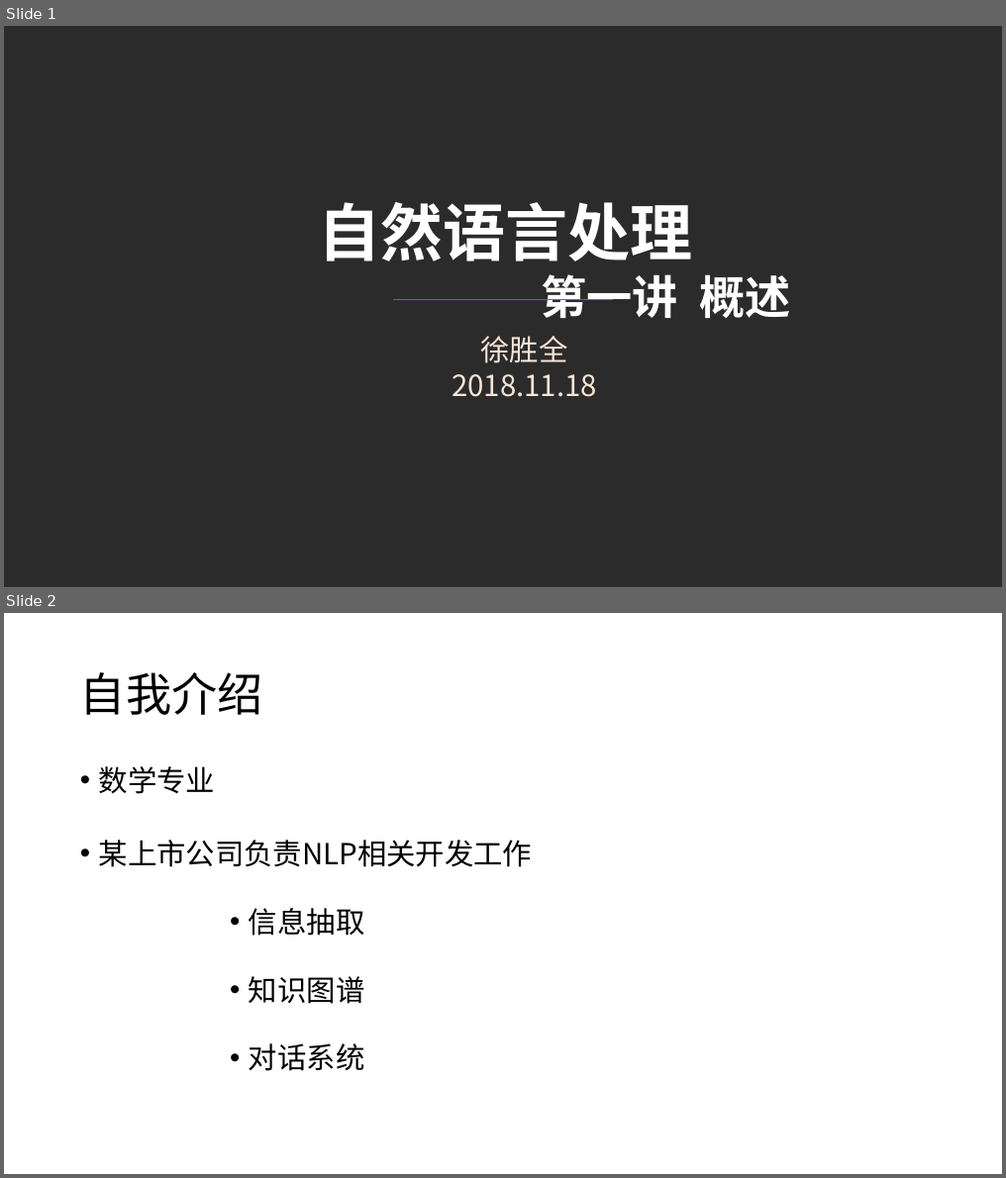
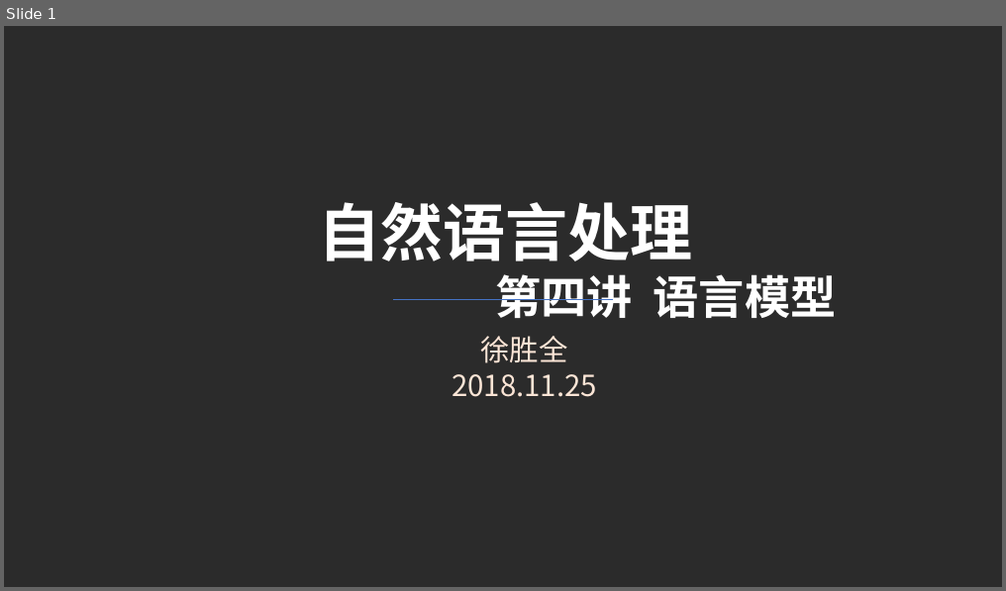
Before and after one commit to charlesXu86/Chatbot_CN, a slide deck: Chatbot_Doc/课程/NLP-4-语言模型.pptx. Shown one above the other, each under a label of ours: slides 1 and 2 before the commit, slide 1 after it. The pictures are 1006x1178 and 1006x591 pixels, drawn with LibreOffice and Linux fonts; fonts in the diff are those of the drawing; background and template pictures are left out; a plain dark background stands for a picture behind light text. Boxes give left, top, right and bottom in pixels: in the first picture for what was removed or moved away, otherwise in the second. Text is boxed around its words. In the diff, an @@ line names an element or a change of style, - is before the commit and + after.

```diff
--- a/Chatbot_Doc/课程/NLP-4-语言模型.pptx
+++ b/Chatbot_Doc/课程/NLP-4-语言模型.pptx
@@ slide 2 removed at bbox=[4, 613, 1002, 1174], background #FFFFFF @@
@@ title removed at bbox=[80, 672, 263, 715] @@
-自我介绍
@@ text removed at bbox=[99, 766, 532, 1071] @@
-• 数学专业
-• 某上市公司负责NLP相关开发工作
-        • 信息抽取
-        • 知识图谱
-        • 对话系统
@@ slide 1 changed as well @@
@@ text at bbox=[495, 274, 837, 318]: text changed @@
-第一讲 概述
+第四讲 语言模型
@@ text at bbox=[451, 374, 597, 397]: text changed @@
-2018.11.18
+2018.11.25
```
Also in this commit, not shown: 4 other slides changed, 6 slides added, 20 other slides removed, 1 other file.
